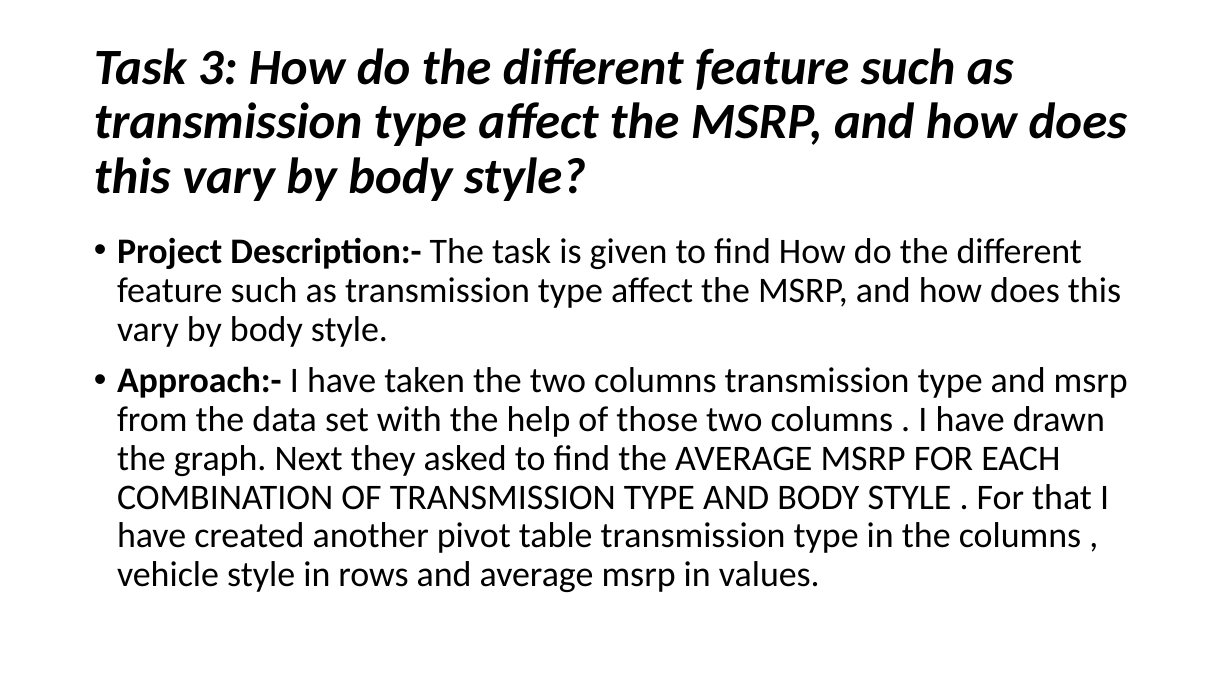
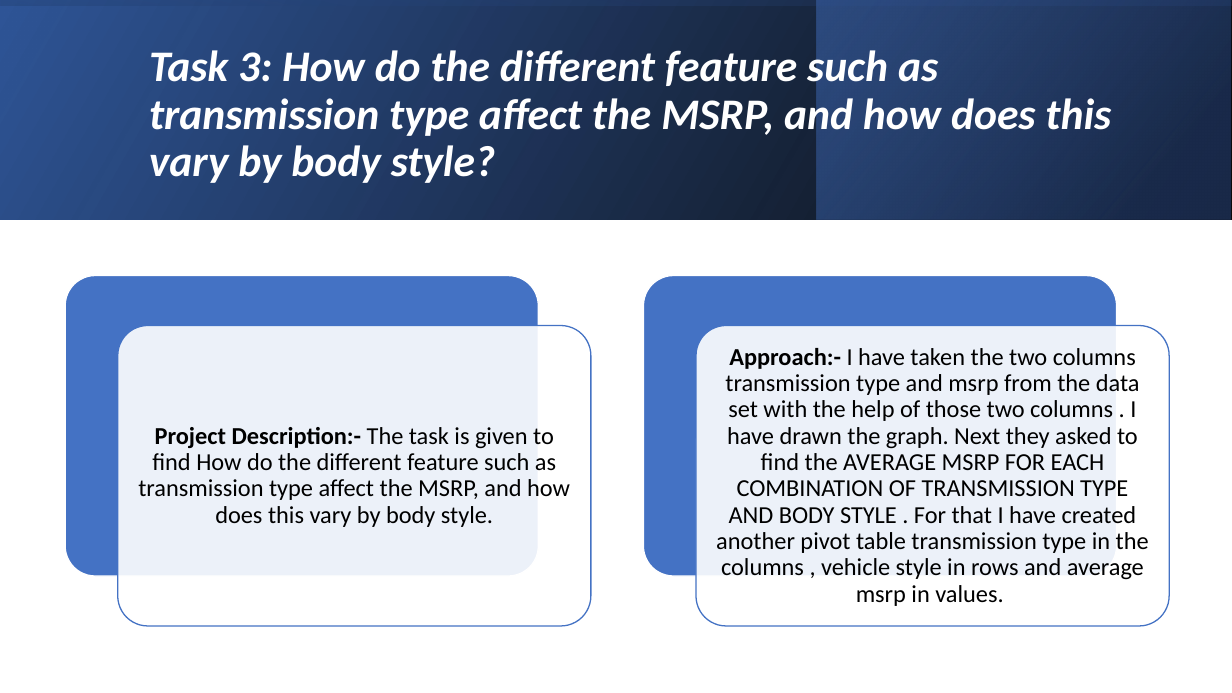
Before and after one commit to Athreya27/Athreya-, a slide deck: slide 27 of Impact of Car Features.pptx (slide 24 before the commit). Drawn at 1232x693 pixels with LibreOffice and Linux fonts; fonts in the diff are those of the drawing. Boxes give left, top, right and bottom in pixels: in the first picture for what was removed or moved away, otherwise in the second. Text is boxed around its words. In the diff, an @@ line names an element or a change of style, - is before the commit and + after.

```diff
--- a/Impact of Car Features.pptx
+++ b/Impact of Car Features.pptx
@@ rectangle added at [0,0,1232,219], fill gradient #000000 to #2F5597 @@
@@ rectangle added at [0,0,1232,219], fill gradient #2F5597 to #000000 @@
@@ rectangle added at [817,0,1231,219], fill gradient #203864 to #4472C4 @@
@@ title "Task 3: How do the ...": place and size @@
-title "Task 3: How do the ..." at [94,48,1128,201]
+title "Task 3: How do the ..." at [149,45,1111,183]
@@ title "Task 3: How do the ..." at [149,45,1111,183]: size 39.6 to 34 pt, text colour #000000 to #FFFFFF @@
@@ text at [117,237,1121,347]: paragraph removed @@
-• Project Description:- The task is given to find How do the different feature such as transmission type affect the MSRP, and how does this vary by body style.
@@ group added at [66,275,1169,626]: 4 rounded rectangles, 1 text @@
+Project Description:- The task is given to find How do the different feature such as transmission type affect the MSRP, and how does this vary by body style.
@@ text "Approach:- I have taken the ...": place and size @@
-text "Approach:- I have taken the ..." at [117,237,1128,592]
+text "Approach:- I have taken the ..." at [716,348,1149,606]
@@ text "Approach:- I have taken the ..." at [716,348,1149,606]: size 28 to 19 pt; alignment left to centre; bullet • to none; less space between paragraphs; vertical alignment top to middle @@
```
Also in this commit, not shown: 29 other slides changed, 10 slides added, 5 slides removed.
